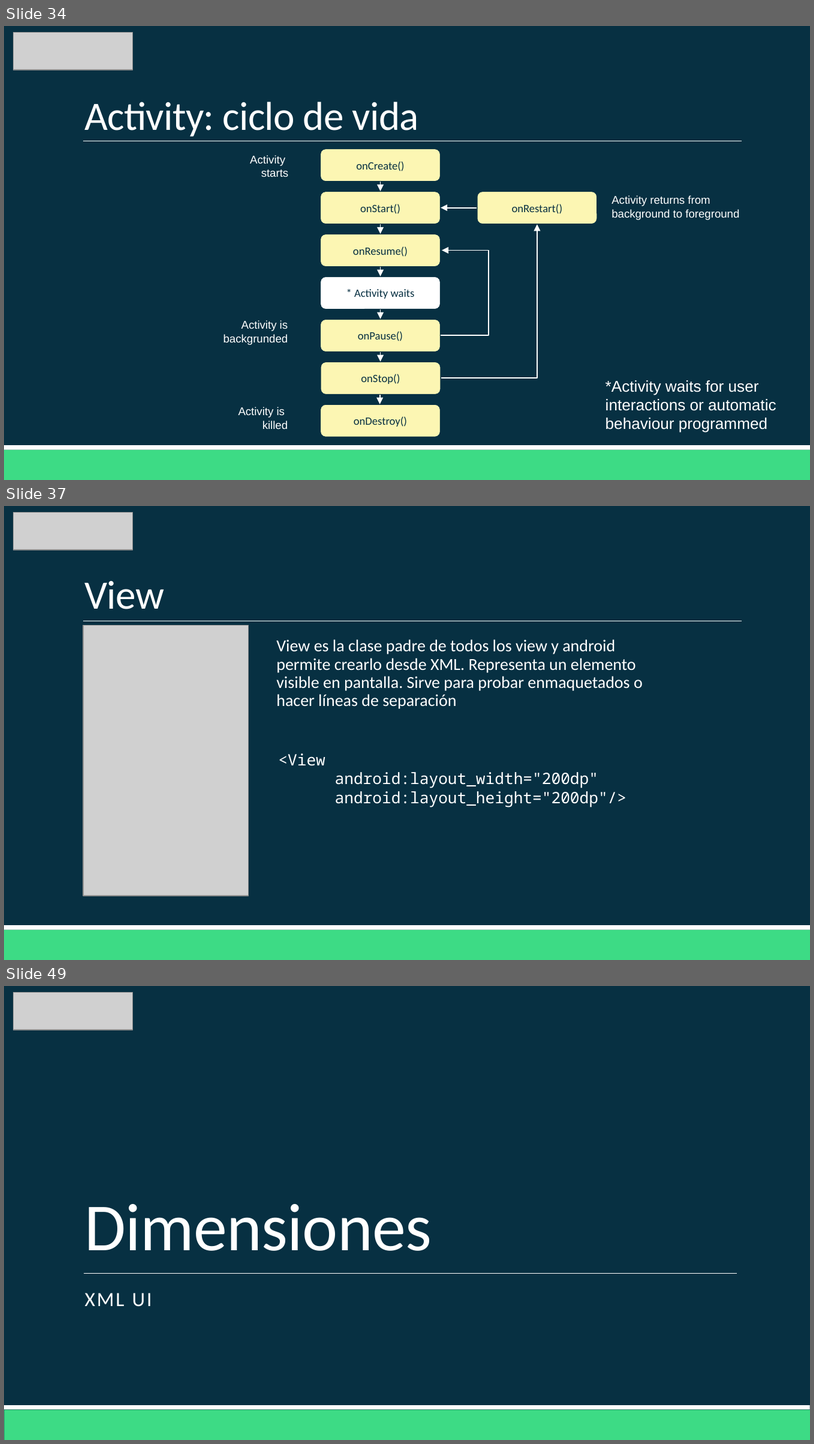
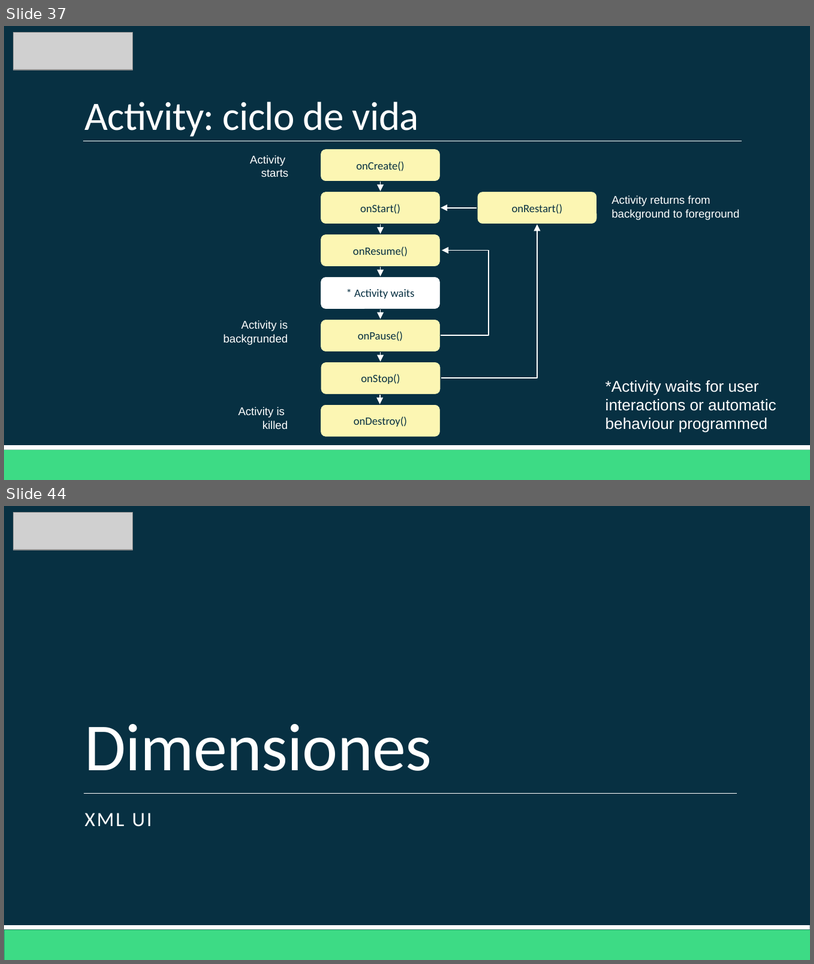
Before and after one commit to Domiciano/AppMoviles202, a slide deck: Semana 1/Clase 1 - Diagramación.pptx. Shown one above the other, each under a label of ours: slides 34, 37 and 49 before the commit, slides 37 and 44 after it; the slides between them are not shown. The pictures are 814x1444 and 814x964 pixels, drawn with LibreOffice and Linux fonts; fonts in the diff are those of the drawing; grey boxes stand for pictures. Boxes give left, top, right and bottom in pixels: in the first picture for what was removed or moved away, otherwise in the second. Text is boxed around its words. In the diff, an @@ line names an element or a change of style, - is before the commit and + after.

```diff
--- a/Semana 1/Clase 1 - Diagramación.pptx
+++ b/Semana 1/Clase 1 - Diagramación.pptx
@@ slide 37 removed at [4,506,810,960], background #073042; not listed: 3 template elements that a slide beside it also shows @@
@@ picture removed at [14,513,133,550] @@
@@ title removed at [84,580,164,609] @@
-View
@@ picture removed at [83,625,248,895] @@
@@ text removed at [276,639,643,709] @@
-  View es la clase padre de todos los view y android permite crearlo desde XML. Representa un elemento visible en pantalla. Sirve para probar enmaquetados o hacer líneas de separación
@@ text removed at [278,753,627,807] @@
-<View
-android:layout_width="200dp"
-android:layout_height="200dp"/>
@@ what was slide 34 is now slide 37 @@
@@ what was slide 49 is now slide 44 @@
```
Also in this commit, not shown: 6 slides changed, 19 slides added, 14 other slides removed.
